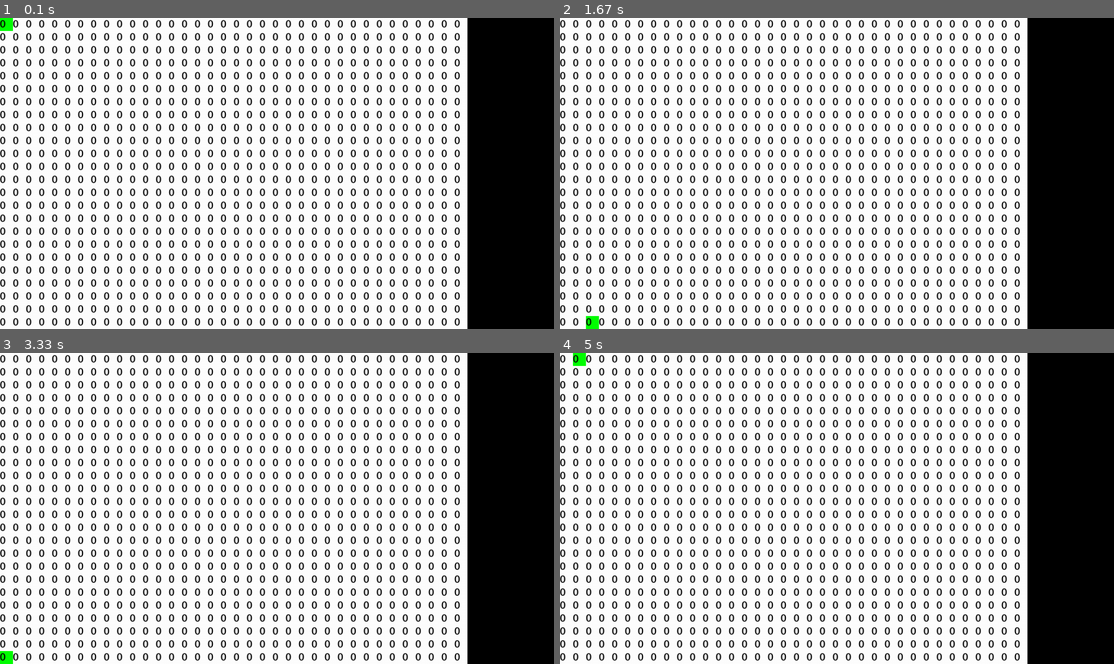
Above: before the commit, frames 1-4 (two rows, left to right).
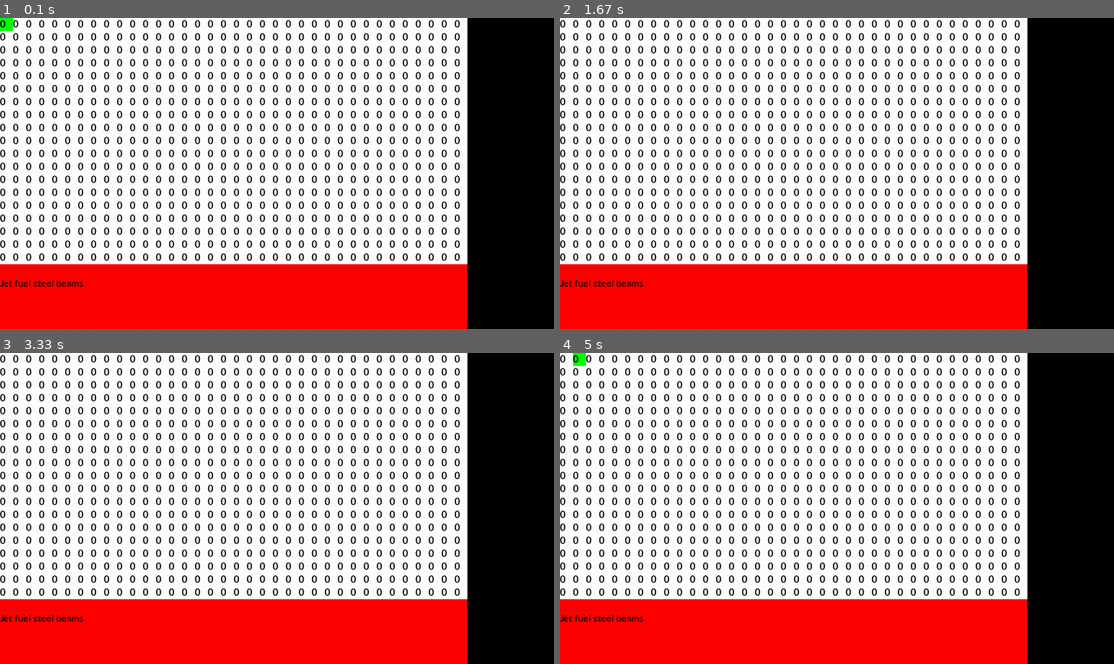
Above: after the commit, the same moments.

Repository: brianfu/TeamCSSS
Game: pygame game, started from Testo.py
The game is run twice, just before and just after one commit, with the same random seed, the same clock (stepped at 60 frames per second) and the same inputs.
Inputs:
- Up to frame 1 (0.1 s): no input
- Up to frame 2 (1.67 s): hold Right 0.33-0.8 s; hold Up 0.83-1.13 s; hold Right 1.17-1.63 s
- Up to frame 3 (3.33 s): hold Left 1.67-2.2 s; hold Down 2.23-2.53 s; hold Left 2.57-2.97 s; hold Up from 3 s (still down)
- Up to frame 4 (5 s): release Up at 3.37 s; hold Right 3.4-4.03 s; hold Down 4.07-4.43 s; hold Left 4.47-4.93 s; hold Right from 4.97 s (still down)

The runs differ from the first frame. In frame 1, 18% of the frame differs, in the area x 0-85%, y 79-100%; in frame 2, 18%; in frame 3, 18%; in frame 4, 18%.

Commit message:
This finally works

Diff:
--- a/Core/textboxthatworks.py
+++ b/Core/textboxthatworks.py
@@ -10,14 +10,14 @@
     def __init__(self, screen):
         self.screen = screen
         self.x_pos = 0
-        self.y_pos = 31
+        self.y_pos = 19
         self.x_offset = 30
         self.y_offset = 30
         self.font = pygame.font.SysFont('Calibri', 25, False, False)
         self.rendered_text = ['','','','','']
 
     def create_textbox(self):
-        pygame.draw.rect(self.screen, RED, [self.x_pos*self.x_offset, self.y_pos*self.y_offset, 24*self.x_offset, 5*self.y_offset], 10)
+        pygame.draw.rect(self.screen, RED, [self.x_pos*self.x_offset, self.y_pos*self.y_offset, 36*self.x_offset, 5*self.y_offset])
 
     def line1(self, text):
         self.rendered_text[0] = self.font.render(str(text), True, BLACK)
@@ -35,6 +35,9 @@
         self.rendered_text[4] = self.font.render(str(text), True, BLACK)
 
     def blitz(self):
-        for i in range (5):
-            self.screen.blit(self.rendered.text[i], [self.x_pos*self.x_offset, self.y_pos*self.y_offset])
+        for i in range (len(self.rendered_text)): #have to def 5 lines to work
+            if isinstance(self.rendered_text[i], str):
+                pass
+            else:
+                self.screen.blit(self.rendered_text[i], [self.x_pos*self.x_offset, self.y_pos*self.y_offset])
             self.y_pos += 1
--- a/Testo.py
+++ b/Testo.py
@@ -136,6 +136,8 @@
 
     a= Core.textboxthatworks.textbox(screen)
     a.create_textbox()
+    a.line2("Jet fuel steel beams")
+    a.blitz()
 
     #Reset space_pressed flag
     space_pressed = False
